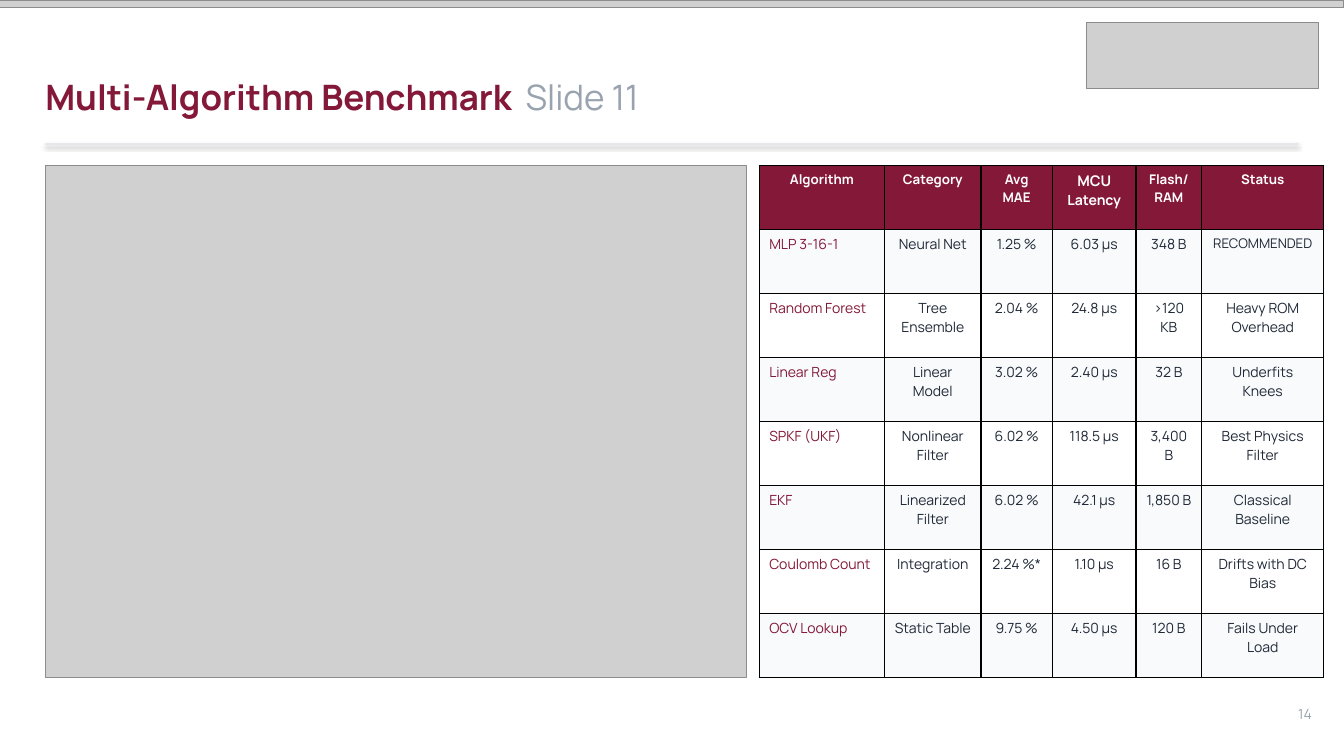
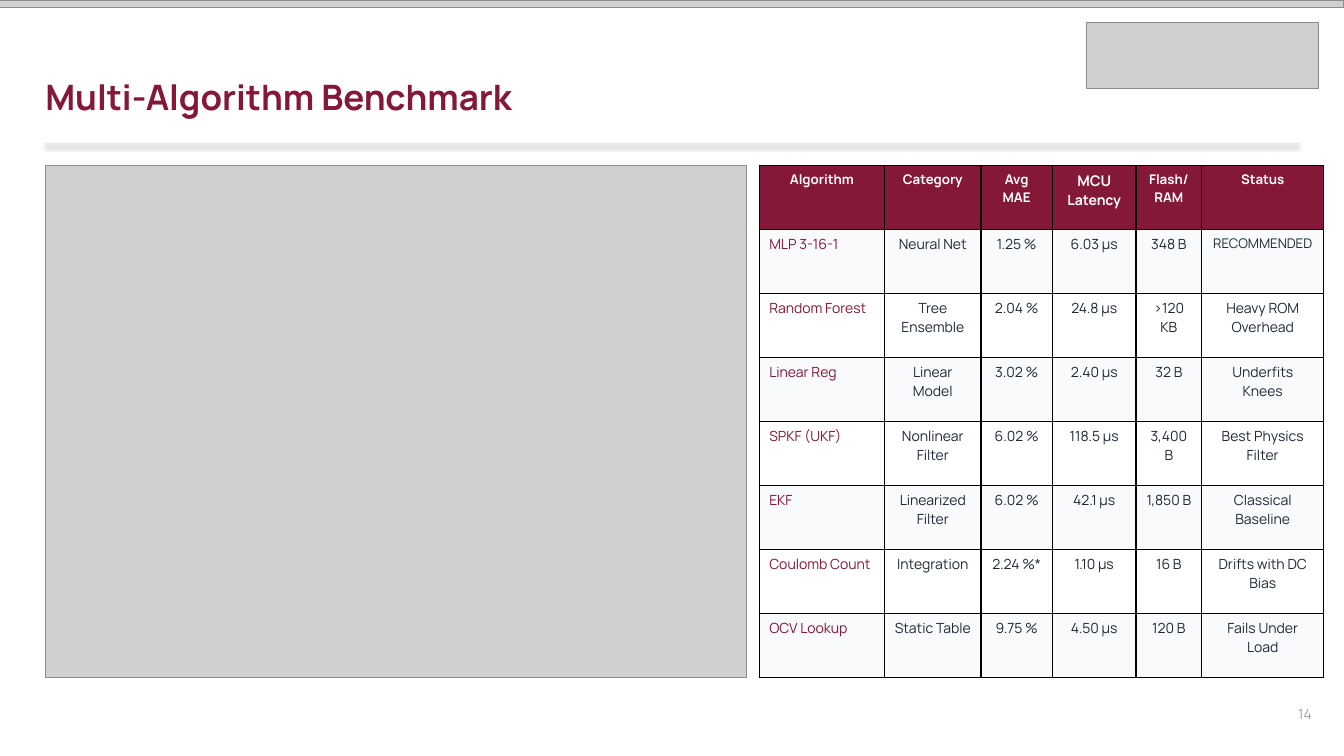
Before and after one commit to Imagiyy/Digital-Twin--ML-Based-Battery-SOC-Estimation, a slide deck: slide 14 of Amrita_SOC_Digital_Twin_Presentation_Final.pptx. Drawn at 1344x756 pixels with LibreOffice and Linux fonts; fonts in the diff are those of the drawing; grey boxes stand for pictures. Boxes give left, top, right and bottom in pixels: in the first picture for what was removed or moved away, otherwise in the second. Text is boxed around its words. In the diff, an @@ line names an element or a change of style, - is before the commit and + after.

```diff
--- a/Amrita_SOC_Digital_Twin_Presentation_Final.pptx
+++ b/Amrita_SOC_Digital_Twin_Presentation_Final.pptx
@@ text at [45,84,511,119]: text changed @@
-Multi-Algorithm Benchmark Slide 11
+Multi-Algorithm Benchmark
```
Also in this commit, not shown: 19 other slides changed, 3 other files.
